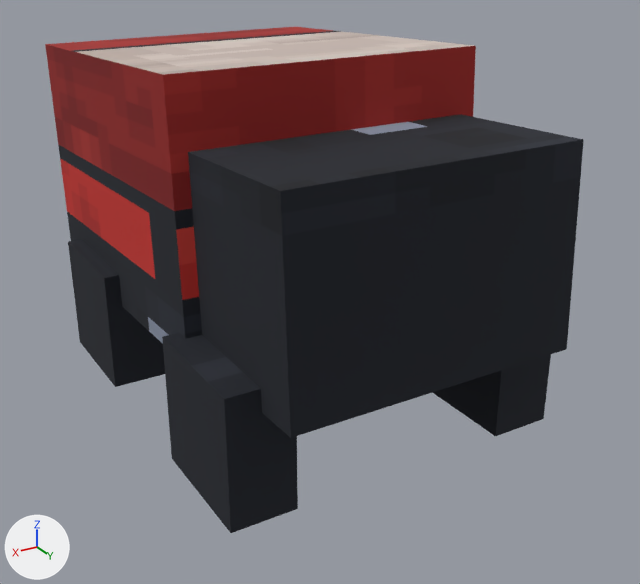
What one commit did to the glTF model public/assets/models/units/transport_red.glb.
Before and after are seen from a 50 mm camera at (0.823, 1.486, 0.929) aimed at (-0.016, 0.088, 0.23). Arrows for +X, +Y and +Z are at lower left; the lights stay in place. The picture after the commit comes second. Vertices at exactly the same position are counted once.

In view in the first picture: 'hull', 'wheels_back', 'wheels_front'.
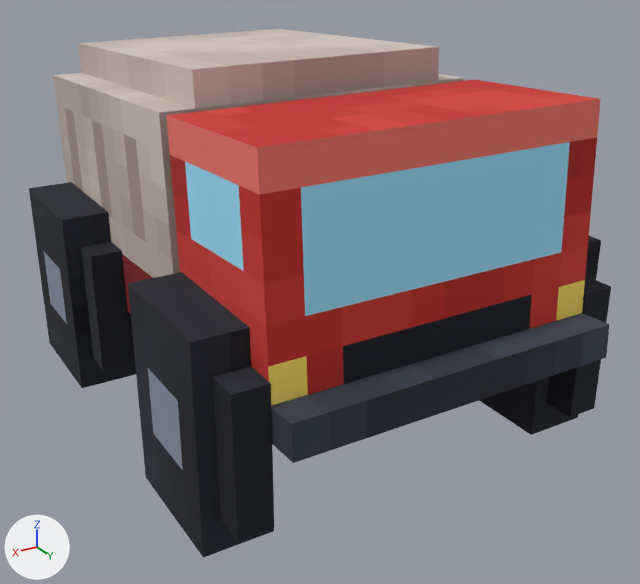
What the commit changed:
me_hull_rigid_batch is used by ob_hull; parent ob_root; location (0.0, 0.0, 0.188); rotation (0.0485, 0.0, 0.0), in degrees (2.8, 0, 0).
me_hull_rigid_batch had 20 vertices, 30 faces and spanned x -0.312..0.312, y -0.5..0.5, z 0.0..0.5.
me_hull_rigid_batch now has 36 vertices, 52 faces and spans x -0.312..0.312, y -0.5..0.562, z 0.0..0.5.
me_hull_rigid_batch part 1: the loose piece of 8 vertices spanning x -0.281..0.281, y 0.188..0.5, z 0.0..0.375 is deleted.
Part 2, on me_hull_rigid_batch:
4 vertices are removed from x -0.312..0.312, y -0.5..0.188, z 0.5.
12 faces are deleted.
18 vertices are added at x -0.312..0.25, y -0.469..0.562, z 0.0..0.5.
10 new vertices lie (0.624, 0.0, 0.0) away from vertices in x -0.312, y -0.469..0.562, z 0.0..0.438.
44 new faces join them.
me_hull_rigid_batch part 3: 8 kept faces spanning x -0.312..0.312, y -0.5..0.188, z 0.0..0.125 get new texture (UV) coordinates.
me_wheels_back_rigid_batch is used by ob_wheels_back; parent ob_root; location (0.0, -0.281, 0.125).
me_wheels_back_rigid_batch had 16 vertices, 24 faces and spanned x -0.344..0.344, y -0.125..0.125, z -0.125..0.125.
me_wheels_back_rigid_batch now has 32 vertices, 48 faces and spans x -0.406..0.406, y -0.188..0.188, z -0.188..0.188.
me_wheels_back_rigid_batch part 4: a new loose piece, a box spanning x 0.281..0.406, y -0.125..0.125, z -0.188..0.188, in mat_paint (picture img_paint).
me_wheels_back_rigid_batch part 5: a new loose piece, a box spanning x 0.312..0.375, y -0.188..0.188, z -0.125..0.125, in mat_paint (picture img_paint).
me_wheels_back_rigid_batch part 6: the loose piece of 8 vertices spanning x 0.219..0.344, y -0.125..0.125, z -0.125..0.125 is deleted.
Other edits to the shape of me_wheels_back_rigid_batch do not show in these pictures.
me_wheels_front_rigid_batch is used by ob_wheels_front; parent ob_root; location (0.0, 0.281, 0.125).
me_wheels_front_rigid_batch had 16 vertices, 24 faces and spanned x -0.344..0.344, y -0.125..0.125, z -0.125..0.125.
me_wheels_front_rigid_batch now has 32 vertices, 48 faces and spans x -0.406..0.406, y -0.188..0.188, z -0.188..0.188.
me_wheels_front_rigid_batch part 7: a new loose piece, a box spanning x -0.406..-0.281, y -0.125..0.125, z -0.188..0.188, in mat_paint (picture img_paint).
me_wheels_front_rigid_batch part 8: a new loose piece, a box spanning x -0.375..-0.312, y -0.188..0.188, z -0.125..0.125, in mat_paint (picture img_paint).
me_wheels_front_rigid_batch part 9: a new loose piece, a box spanning x 0.281..0.406, y -0.125..0.125, z -0.188..0.188, in mat_paint (picture img_paint).
me_wheels_front_rigid_batch part 10: a new loose piece, a box spanning x 0.312..0.375, y -0.188..0.188, z -0.125..0.125, in mat_paint (picture img_paint).
me_wheels_front_rigid_batch part 11: the loose piece of 8 vertices spanning x -0.344..-0.219, y -0.125..0.125, z -0.125..0.125 is deleted.
me_wheels_front_rigid_batch part 12: the loose piece of 8 vertices spanning x 0.219..0.344, y -0.125..0.125, z -0.125..0.125 is deleted.
Object 'wheels_back' (ob_wheels_back) moves from (0.0, -0.281, 0.125) to (0.0, -0.312, 0.188).
Object 'wheels_front' (ob_wheels_front) moves from (0.0, 0.281, 0.125) to (0.0, 0.312, 0.188).

Changed parts and their boxes [x1, y1, x2, y2] in the pictures (640 x 584 px):
'hull', reshaped: before [45, 27, 584, 438]; after [53, 29, 610, 463]
'wheels_front', reshaped, moved: before [162, 333, 551, 533]; after [128, 236, 611, 558]
'wheels_back', reshaped, moved (10% wider, 39% taller): before [68, 239, 165, 387]; after [29, 182, 136, 388]
part 1 of me_hull_rigid_batch, deleted: before [188, 114, 584, 438]
part 2 of me_hull_rigid_batch, built on: before [45, 27, 476, 339]; after [53, 29, 610, 463]
part 3 of me_hull_rigid_batch, surface changed (black to red): before [67, 212, 186, 344]; after [122, 254, 153, 314]
part 4 of me_wheels_back_rigid_batch, added: after [29, 182, 136, 388]
part 5 of me_wheels_back_rigid_batch, added: after [81, 242, 132, 371]
part 6 of me_wheels_back_rigid_batch, deleted: before [68, 239, 165, 387]
part 7 of me_wheels_front_rigid_batch, added: after [479, 236, 601, 435]
part 8 of me_wheels_front_rigid_batch, added: after [546, 276, 611, 417]
part 9 of me_wheels_front_rigid_batch, added: after [128, 272, 274, 558]
part 10 of me_wheels_front_rigid_batch, added: after [212, 366, 274, 541]
part 11 of me_wheels_front_rigid_batch, deleted: before [432, 355, 551, 436]
part 12 of me_wheels_front_rigid_batch, deleted: before [162, 333, 298, 533]
